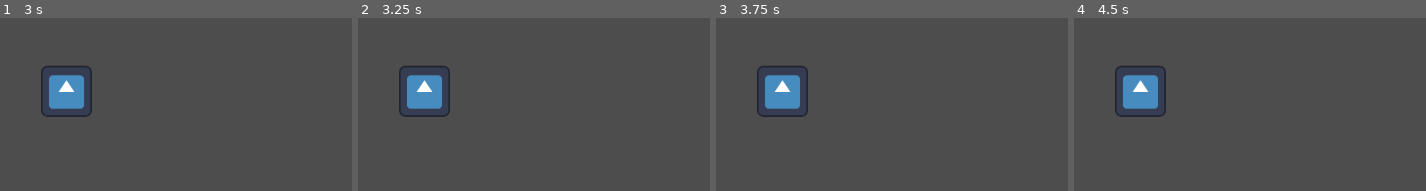
Above: before the commit, frames 1-4 (left to right).
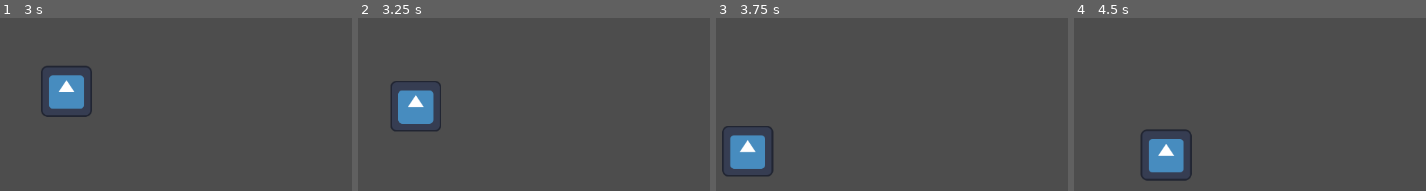
Above: after the commit, the same moments.

Repository: johannfh/RiftStrike
Game: Godot game, scene res://scenes/World.tscn
Same seed, same stepped clock (60 frames per second), same inputs: the game is played once before the commit and once after it. Before the commit the project starts from res://World.tscn. The engine's default icon, where the game draws it, is replaced by a stand-in: a white triangle on a blue panel in a dark square.
Inputs (mouse positions are in pixels of both pictures, inside the frame that each line leads up to):
- Up to frame 1 (3 s): tap Enter at 0.5, 2 s; move the mouse to (242, 47) at 0.52 s; tap S (camera_down) at 0.6 s; tap A (camera_left) at 0.8, 1.35 s; tap Space at 1.25, 2.75 s; move the mouse to (outside the picture) at 1.27 s; tap D (camera_right) at 1.55, 2.1 s; move the mouse to (outside the picture) at 2.02 s; tap W (camera_up) at 2.3, 2.85 s; move the mouse to (28, 159) at 2.77 s
- Up to frame 2 (3.25 s): right-click (386, 159) at 3.05 s
- Up to frame 3 (3.75 s): move the mouse to (1022, 137) at 3.52 s; hold Shift (shift, bound only after the commit) from 3.53 s (still down); right-click (1022, 137) at 3.6 s
- Up to frame 4 (4.5 s): move the mouse to (outside the picture) at 4.27 s; release Shift (shift, bound only after the commit) at 4.28 s; tap Shift (shift, bound only after the commit) at 4.35 s

Frame 1 is identical in both runs. In frame 2, 3.2% of the frame differs, in the area x 9-27%, y 27-66%; in frame 3, 5.0%; in frame 4, 5.3%, in the area x 11-34%, y 27-95%.

Commit message:
unit movement working

Diff:
--- a/Camera.gd
+++ /dev/null
@@ -1,23 +0,0 @@
-extends Camera2D
-
-@export_range(10, 500, 1) var camera_move_speed = 150
-
-signal move_command(position: Vector2)
-
-func _process(delta: float) -> void:
-	var direction = Vector2.ZERO
-
-	direction.x = Input.get_axis("camera_left", "camera_right")
-	direction.y = Input.get_axis("camera_up", "camera_down")
-
-	direction = direction.normalized()
-	position += direction * delta * camera_move_speed
-
-	if Input.is_action_just_pressed("cursor_action_secondary"):
-		move_command.emit(get_viewport().get_final_transform().basis_xform_inv(get_global_mouse_position()))
-
-
-func _on_move_command(target: Vector2) -> void:
-	print("move units to %v" % target)
-	var units: Array[Node2D]
-	units.assign(get_tree().get_nodes_in_group("units"))
--- a/World.tscn
+++ /dev/null
@@ -1,16 +0,0 @@
-[gd_scene load_steps=3 format=3 uid="uid://depbhjumchk3u"]
-
-[ext_resource type="Script" path="res://Camera.gd" id="1_1s717"]
-[ext_resource type="PackedScene" uid="uid://cxi70ygv1ky5l" path="res://units/UnitBasic.tscn" id="3_krmwc"]
-
-[node name="World" type="Node2D"]
-
-[node name="Camera" type="Camera2D" parent="."]
-zoom = Vector2(3, 3)
-script = ExtResource("1_1s717")
-
-[node name="Units" type="Node2D" parent="."]
-
-[node name="Unit" parent="Units" instance=ExtResource("3_krmwc")]
-
-[connection signal="move_command" from="Camera" to="Camera" method="_on_move_command"]
--- a/commands/command.gd
+++ b/commands/command.gd
@@ -1,5 +1,2 @@
 class_name Command
 extends Object
-
-func execute(unit: Unit, data: Object = null) -> void:
-	pass
--- a/commands/movement_command.gd
+++ b/commands/movement_command.gd
@@ -1,14 +1,10 @@
 class_name MovementCommand
 extends Command
 
-enum MoveType { Walk, Attack }
+var target: Vector2
 
-class Params:
-	var target: Vector2
-	var move_type: MoveType
+func _init(_target: Vector2) -> void:
+	target = _target
 
-	func _init(target: Vector2, move_type: MoveType = MoveType.Walk) -> void:
-		self.target = target
-
-func execute(unit: Unit, data: Object = null) -> void:
-	var params = data as Params
+func _to_string() -> String:
+	return "MovementCommand to (%.1f, %.1f)" % [target.x, target.y]
--- a/project.godot
+++ b/project.godot
@@ -11,18 +11,13 @@
 [application]
 
 config/name="RiftStrike"
-run/main_scene="res://World.tscn"
+run/main_scene="res://scenes/World.tscn"
 config/features=PackedStringArray("4.3", "Forward Plus")
 config/icon="res://icon.svg"
 
 [input]
 
-cursor_action_primary={
-"deadzone": 0.5,
-"events": [Object(InputEventMouseButton,"resource_local_to_scene":false,"resource_name":"","device":-1,"window_id":0,"alt_pressed":false,"shift_pressed":false,"ctrl_pressed":false,"meta_pressed":false,"button_mask":1,"position":Vector2(484, 15),"global_position":Vector2(493, 61),"factor":1.0,"button_index":1,"canceled":false,"pressed":true,"double_click":false,"script":null)
-]
-}
-cursor_action_secondary={
+right_click={
 "deadzone": 0.5,
 "events": [Object(InputEventMouseButton,"resource_local_to_scene":false,"resource_name":"","device":-1,"window_id":0,"a …(258 unchanged characters)…
 ]
@@ -51,3 +46,8 @@
 , Object(InputEventKey,"resource_local_to_scene":false,"resource_name":"","device":-1,"window_id":0,"alt_pressed":false …(186 unchanged characters)…
 ]
 }
+shift={
+"deadzone": 0.5,
+"events": [Object(InputEventKey,"resource_local_to_scene":false,"resource_name":"","device":-1,"window_id":0,"alt_pressed":false,"shift_pressed":false,"ctrl_pressed":false,"meta_pressed":false,"pressed":false,"keycode":0,"physical_keycode":4194325,"key_label":0,"unicode":0,"location":0,"echo":false,"script":null)
+]
+}
--- /dev/null
+++ b/scenes/World.tscn
@@ -0,0 +1,18 @@
+[gd_scene load_steps=4 format=3 uid="uid://depbhjumchk3u"]
+
+[ext_resource type="Script" path="res://scenes/world.gd" id="1_1lukw"]
+[ext_resource type="Script" path="res://scenes/camera.gd" id="2_12qvs"]
+[ext_resource type="PackedScene" uid="uid://cxi70ygv1ky5l" path="res://units/BasicUnit.tscn" id="3_0vtaq"]
+
+[node name="World" type="Node2D"]
+script = ExtResource("1_1lukw")
+
+[node name="Camera" type="Camera2D" parent="."]
+zoom = Vector2(3, 3)
+script = ExtResource("2_12qvs")
+
+[node name="Units" type="Node2D" parent="."]
+
+[node name="Unit" parent="Units" groups=["units"] instance=ExtResource("3_0vtaq")]
+
+[connection signal="move_command" from="Camera" to="." method="_on_move_command"]
--- /dev/null
+++ b/scenes/camera.gd
@@ -0,0 +1,19 @@
+extends Camera2D
+
+@export_range(10, 500, 1) var camera_move_speed = 150
+
+signal move_command(target: Vector2, append: bool)
+
+func _process(delta: float) -> void:
+	var direction = Vector2.ZERO
+
+	direction.x = Input.get_axis("camera_left", "camera_right")
+	direction.y = Input.get_axis("camera_up", "camera_down")
+
+	direction = direction.normalized()
+	position += direction * delta * camera_move_speed
+
+	if Input.is_action_just_pressed("right_click"):
+		var appendCommand = Input.is_action_pressed("shift")
+		var mouseGlobalPos = get_viewport().get_final_transform().basis_xform_inv(get_global_mouse_position())
+		move_command.emit(mouseGlobalPos, appendCommand)
--- /dev/null
+++ b/scenes/world.gd
@@ -0,0 +1,13 @@
+extends Node2D
+
+func _on_move_command(target: Vector2, append: bool) -> void:
+	print("move units to %v" % target)
+	var units: Array[Unit]
+	units.assign(get_tree().get_nodes_in_group("units"))
+	for unit in units:
+		var cmd = MovementCommand.new(target)
+		if append:
+			unit.commands.append(cmd)
+		else:
+			unit.commands = [cmd]
+		print("commands %s" % str(unit.commands))
--- a/unit_controllers/unit_controller.gd
+++ /dev/null
@@ -1,6 +0,0 @@
-class_name UnitController
-extends Node
-
-var unit: Unit
-
-var movement_command := MovementCommand.new()
--- a/units/UnitBasic.tscn
+++ b/units/BasicUnit.tscn
@@ -1,7 +1,7 @@
 [gd_scene load_steps=4 format=3 uid="uid://cxi70ygv1ky5l"]
 
 [ext_resource type="Texture2D" uid="uid://ujk51d7h6vv5" path="res://icon.svg" id="1_auodm"]
-[ext_resource type="Script" path="res://units/unit_basic.gd" id="1_lkcib"]
+[ext_resource type="Script" path="res://units/basic_unit.gd" id="1_lkcib"]
 
 [sub_resource type="RectangleShape2D" id="RectangleShape2D_00oxo"]
 
--- /dev/null
+++ b/units/basic_unit.gd
@@ -0,0 +1,13 @@
+class_name BasicUnit
+extends Unit
+
+@export var speed: float = 50
+
+func _physics_process(delta: float) -> void:
+	if len(commands) > 0:
+		var command = commands[0]
+		if command is MovementCommand:
+			if position.distance_to(command.target) > 1:
+				position += position.direction_to(command.target) * speed * delta
+			else:
+				commands.remove_at(0)
--- a/units/unit.gd
+++ b/units/unit.gd
@@ -1,5 +1,4 @@
 class_name Unit
 extends CharacterBody2D
 
-func go_towards(target: Vector2, queue: bool = false):
-	pass
+var commands: Array[Command] = []
--- a/units/unit_basic.gd
+++ /dev/null
@@ -1,15 +0,0 @@
-extends Unit
-
-var target = Vector2()
-enum Action { Walk, Attack }
-var action = Action.Walk
-
-func walk_towards(destination: Vector2, append: bool):
-	target = destination
-	action = Action.Walk
-
-func _ready() -> void:
-	target = position
-
-func _process(delta: float) -> void:
-	pass
--- a/world.gd
+++ /dev/null
@@ -1 +0,0 @@
-extends Node2D
